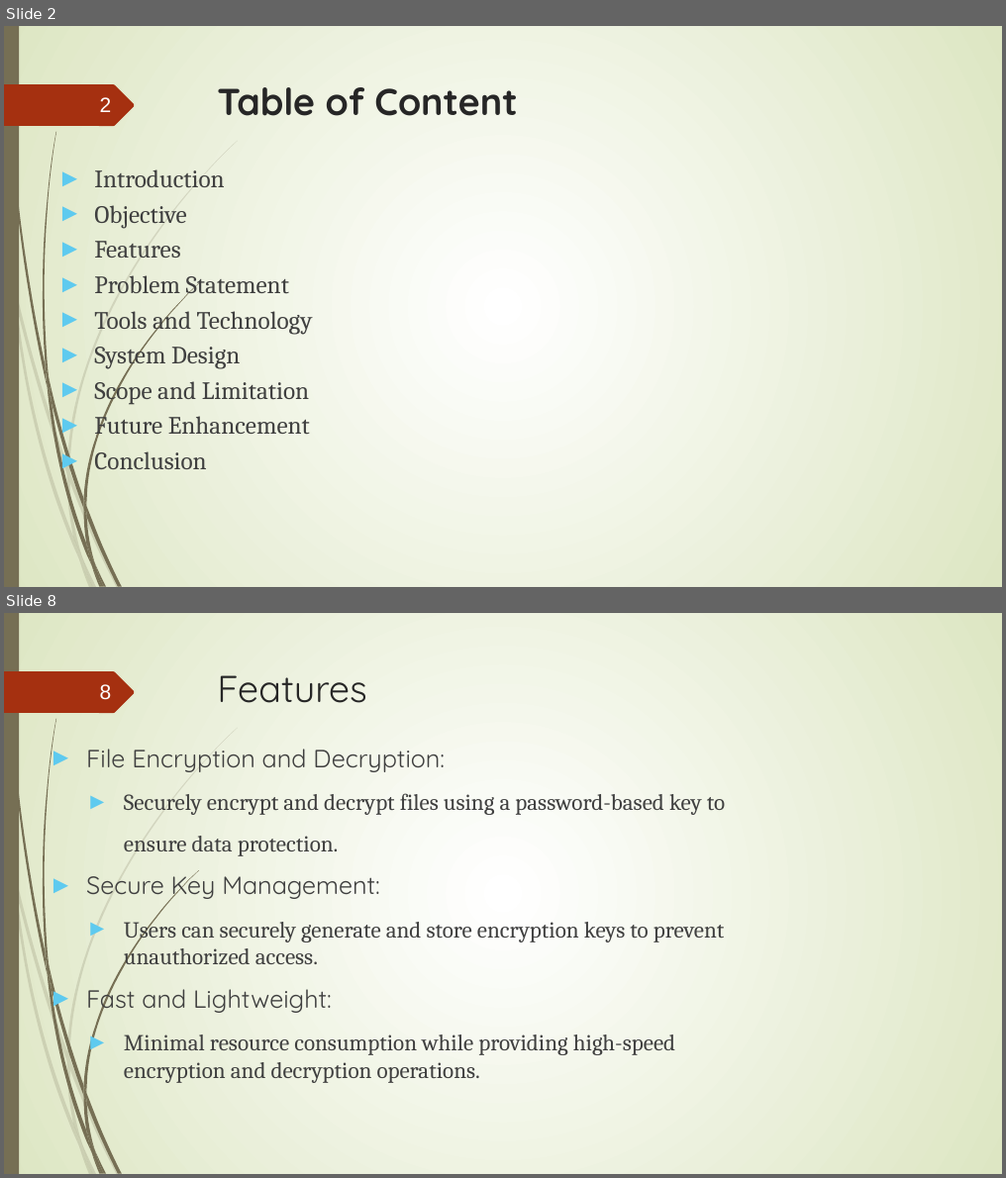
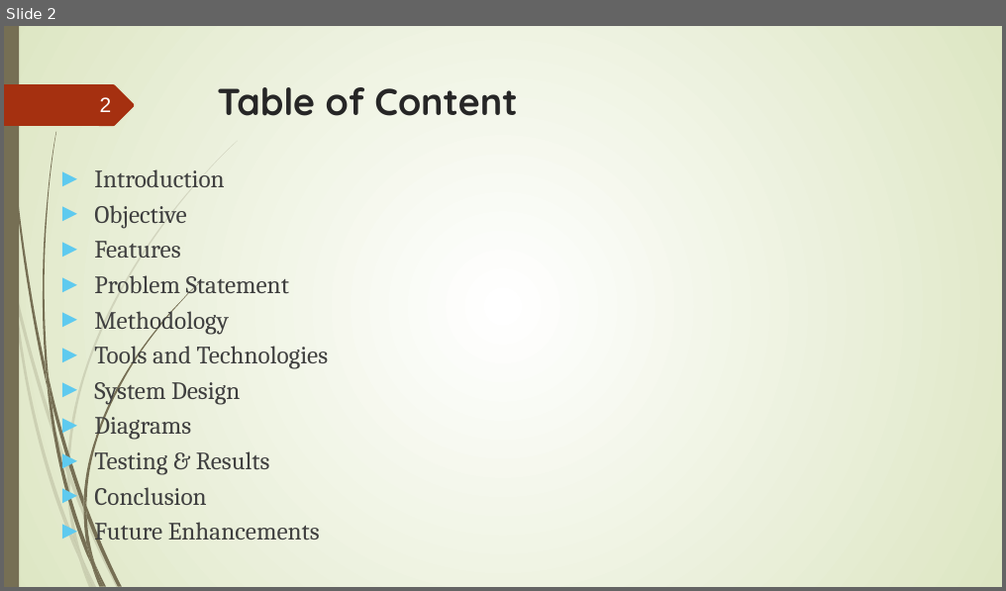
Before and after one commit to salimshre/Encryptor, a slide deck: Documentation/final -File Encryptor In C++.pptx. Shown one above the other, each under a label of ours: slides 2 and 8 before the commit, slide 2 after it; the slides between them are not shown. The pictures are 1006x1178 and 1006x591 pixels, drawn with LibreOffice and Linux fonts; fonts in the diff are those of the drawing. Boxes give left, top, right and bottom in pixels: in the first picture for what was removed or moved away, otherwise in the second. Text is boxed around its words. In the diff, an @@ line names an element or a change of style, - is before the commit and + after.

```diff
--- a/Documentation/final -File Encryptor In C++.pptx
+++ b/Documentation/final -File Encryptor In C++.pptx
@@ slide 8 removed at [4, 613, 1002, 1174], background gradient #FFFFFF to #DDE6C3; not listed: 24 template elements that a slide beside it also shows @@
@@ page number removed at [100, 684, 112, 700] @@
-8
@@ title removed at [217, 675, 366, 703] @@
-Features
@@ text removed at [86, 749, 725, 1083] @@
-► File Encryption and Decryption:
-  ► Securely encrypt and decrypt files using a password-based key to ensure data protection.
-► Secure Key Management:
-  ► Users can securely generate and store encryption keys to prevent unauthorized access.
-► Fast and Lightweight:
-  ► Minimal resource consumption while providing high-speed encryption and decryption operations.
@@ slide 2 changed as well @@
@@ text at [94, 306, 329, 370]: text changed @@
-► Tools and Technology
+► Methodology
+► Tools and Technologies
@@ text at [94, 411, 270, 475]: text changed @@
-► Scope and Limitation
-► Future Enhancement
+► Diagrams
+► Testing & Results
@@ text at [94, 522, 320, 546]: paragraph added @@
+► Future Enhancements
```
Also in this commit, not shown: 1 other slide changed, 12 slides added, 10 other slides removed, 2 other files.
